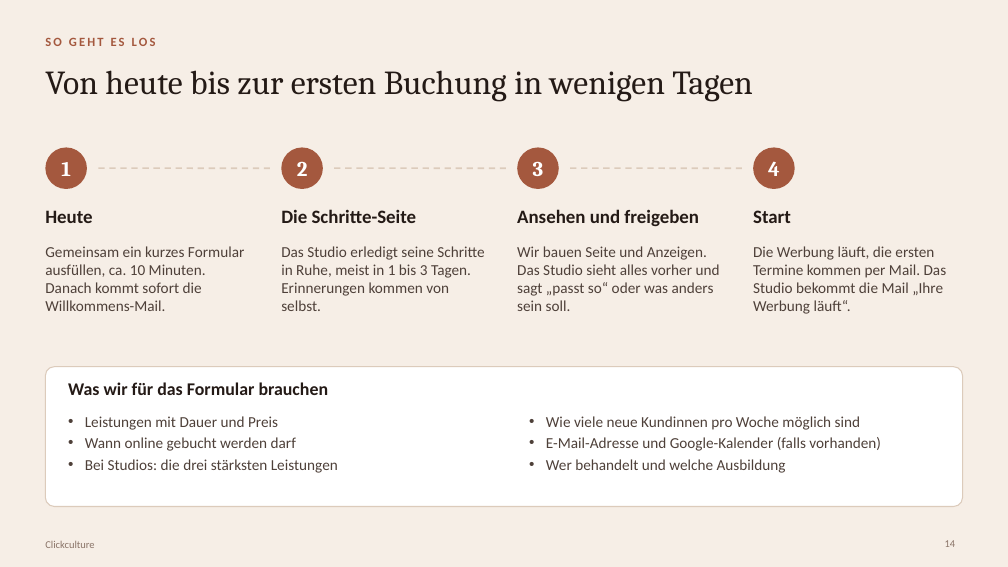
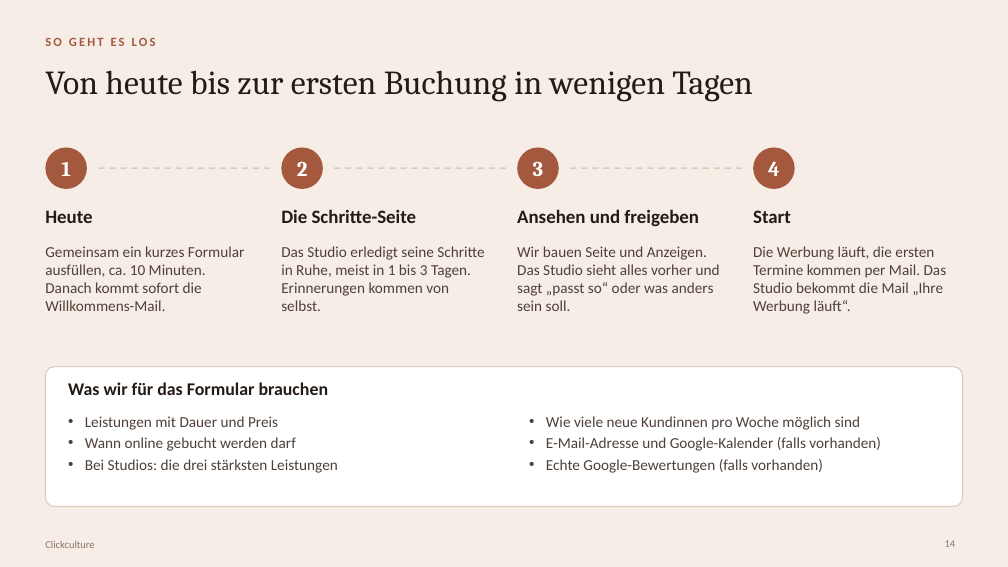
Before and after one commit to raphaelgeil652-lab/business, a slide deck: slide 14 of nischen/beauty/praesentation/Clickculture Beauty – Vorstellung.pptx. Drawn at 1008x567 pixels with LibreOffice and Linux fonts; fonts in the diff are those of the drawing. Boxes give left, top, right and bottom in pixels: in the first picture for what was removed or moved away, otherwise in the second. Text is boxed around its words. In the diff, an @@ line names an element or a change of style, - is before the commit and + after.

```diff
--- a/nischen/beauty/praesentation/Clickculture Beauty – Vorstellung.pptx
+++ b/nischen/beauty/praesentation/Clickculture Beauty – Vorstellung.pptx
@@ text at box(546, 459, 823, 473): text changed @@
-• Wer behandelt und welche Ausbildung
+• Echte Google-Bewertungen (falls vorhanden)
```
Also in this commit, not shown: 1 other slide changed.
